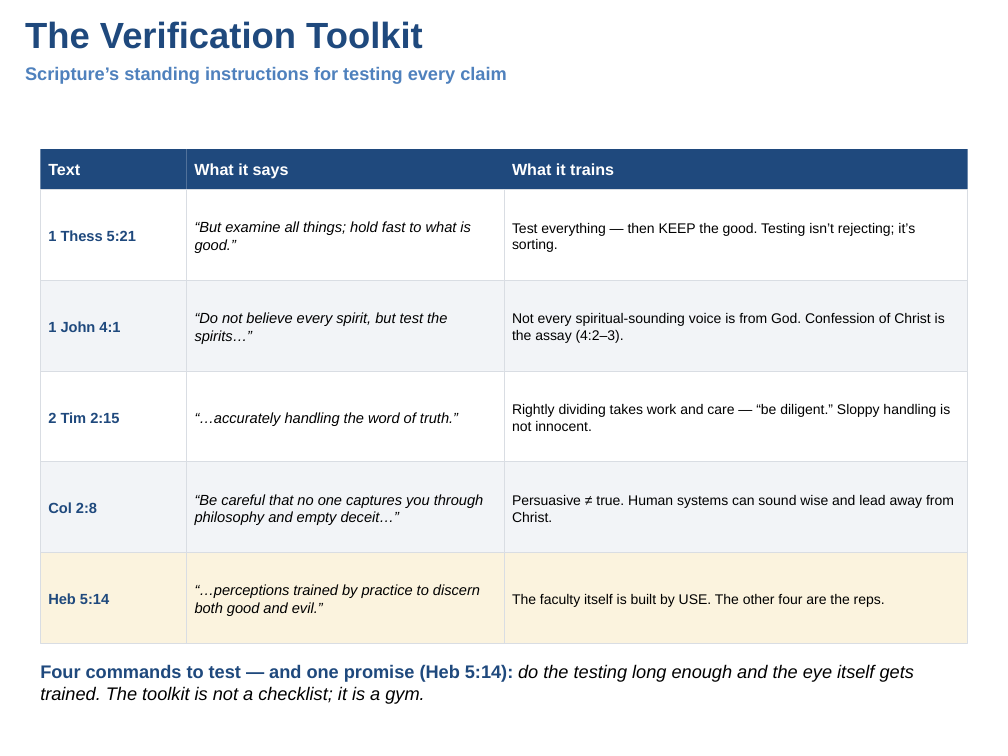
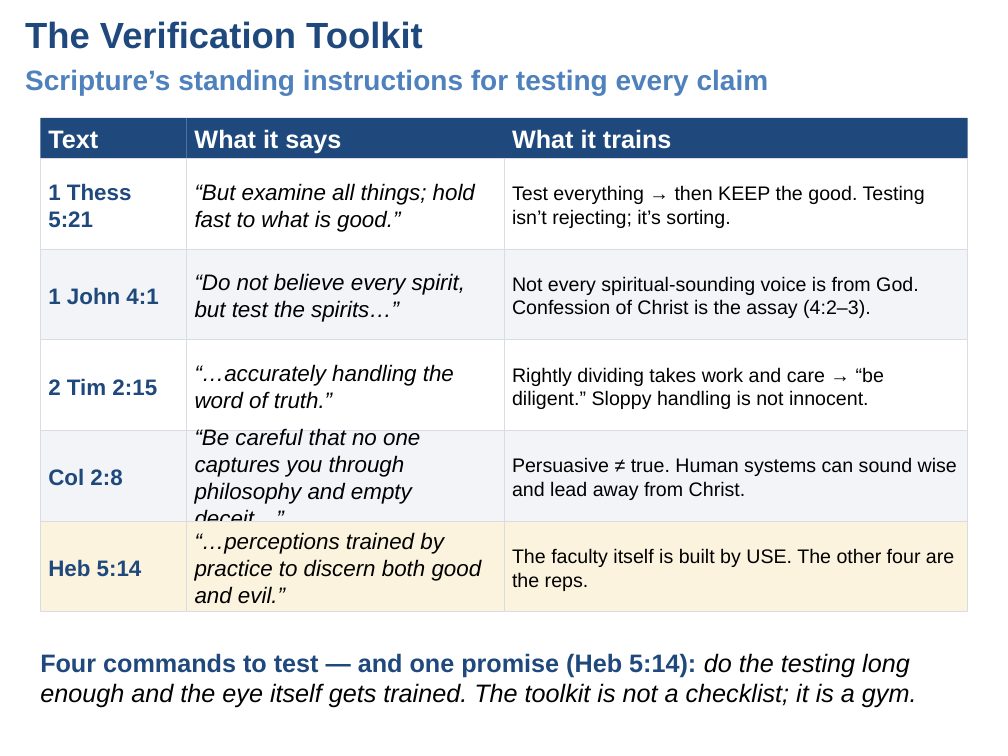
Before and after one commit to UsefulEngines/EvangelismPublic, a slide deck: slide 4 of 2026-Q4/05-TheBereanMethod/Week05-TheBereanMethod.pptx. Drawn at 1008x756 pixels with LibreOffice and Linux fonts; fonts in the diff are those of the drawing. Boxes give left, top, right and bottom in pixels: in the first picture for what was removed or moved away, otherwise in the second. Text is boxed around its words. In the diff, an @@ line names an element or a change of style, - is before the commit and + after.

```diff
--- a/2026-Q4/05-TheBereanMethod/Week05-TheBereanMethod.pptx
+++ b/2026-Q4/05-TheBereanMethod/Week05-TheBereanMethod.pptx
@@ text "Scripture’s standing instructions for testing ..." at (25,69,769,95): size 13 to 20 pt @@
@@ size 11.5 to 18 pt in 3 elements at (48,130,98,149), (194,129,341,153), (512,129,672,149) @@
@@ text at (512,185,925,228): text changed; size 10 to 14 pt @@
-Test everything — then KEEP the good. Testing isn’t rejecting; it’s sorting.
+Test everything → then KEEP the good. Testing isn’t rejecting; it’s sorting.
@@ text at (512,367,884,409): text changed; size 10 to 14 pt @@
-Rightly dividing takes work and care — “be diligent.” Sloppy handling is not innocent.
+Rightly dividing takes work and care → “be diligent.” Sloppy handling is not innocent.
@@ size 10.5 to 16 pt in 10 elements at (48,183,132,228), (195,183,475,232), (48,287,158,305), (195,273,465,322), (48,378,157,396), (195,364,454,409), (48,468,122,486), (195,428,420,521), (48,559,142,577), (195,532,482,604) @@
@@ 18 rectangles, 16 texts: place and size @@
-18 rectangles, 16 texts at (40,149,968,643)
+18 rectangles, 16 texts at (40,118,968,612)
@@ size 10 to 14 pt in 3 elements at (512,276,919,318), (512,457,957,500), (512,548,954,591) @@
@@ text "Four commands to test — ...": place and size @@
-text "Four commands to test — ..." at (40,664,914,704)
+text "Four commands to test — ..." at (40,653,917,708)
@@ text "Four commands to test — ..." at (40,653,917,708): size 13 to 18 pt @@
```
Also in this commit, not shown: 6 other slides changed.
